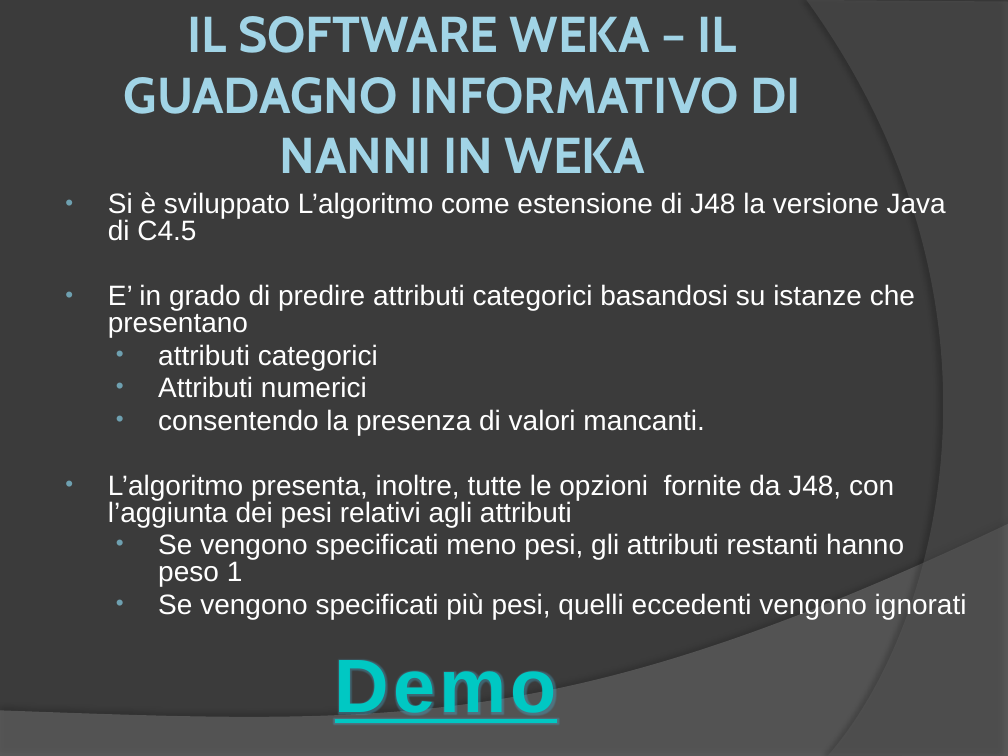
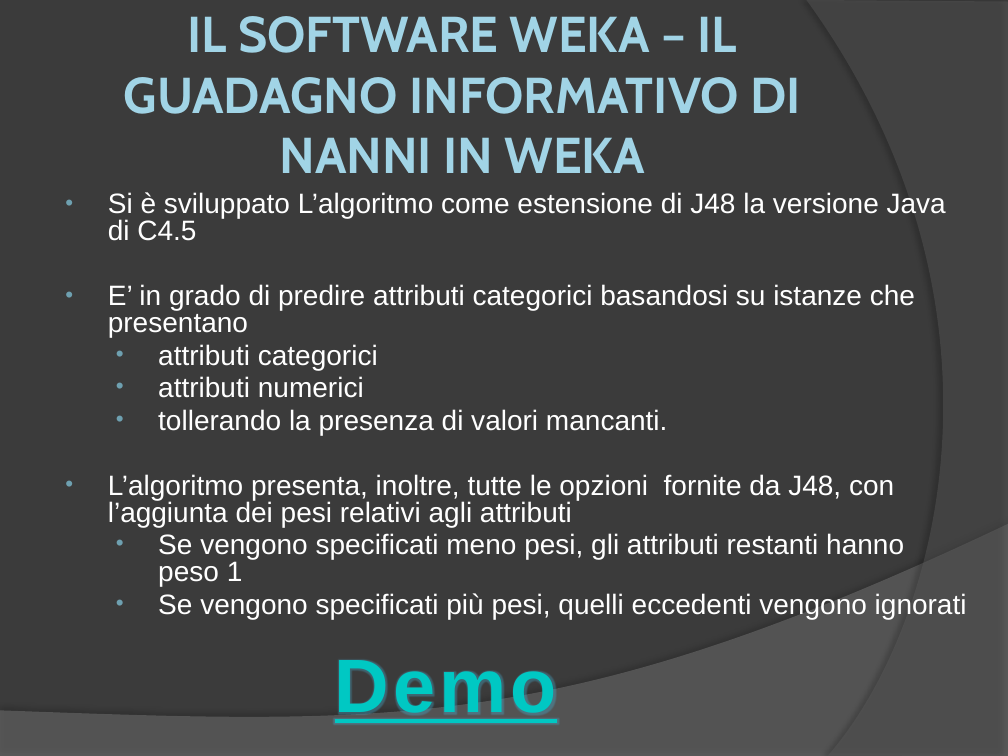
Before and after one commit to marconanni/wekanwig, a slide deck: slide 8 of Weka/varie/presentazione applicazioni IA.pptx. Drawn at 1008x756 pixels with LibreOffice and Linux fonts; fonts in the diff are those of the drawing. Boxes give left, top, right and bottom in pixels: in the first picture for what was removed or moved away, otherwise in the second. Text is boxed around its words. In the diff, an @@ line names an element or a change of style, - is before the commit and + after.

```diff
--- a/Weka/varie/presentazione applicazioni IA.pptx
+++ b/Weka/varie/presentazione applicazioni IA.pptx
@@ text at [158, 376, 667, 435]: text changed @@
-  • Attributi numerici
-  • consentendo la presenza di valori mancanti.
+  • attributi numerici
+  • tollerando la presenza di valori mancanti.
```
Also in this commit, not shown: 3 other slides changed, 3 other files.
